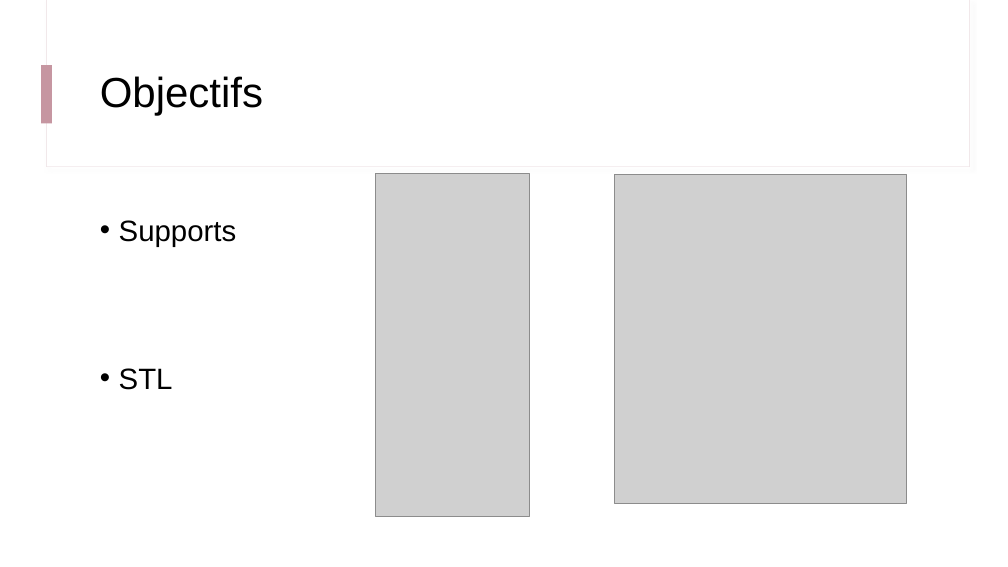
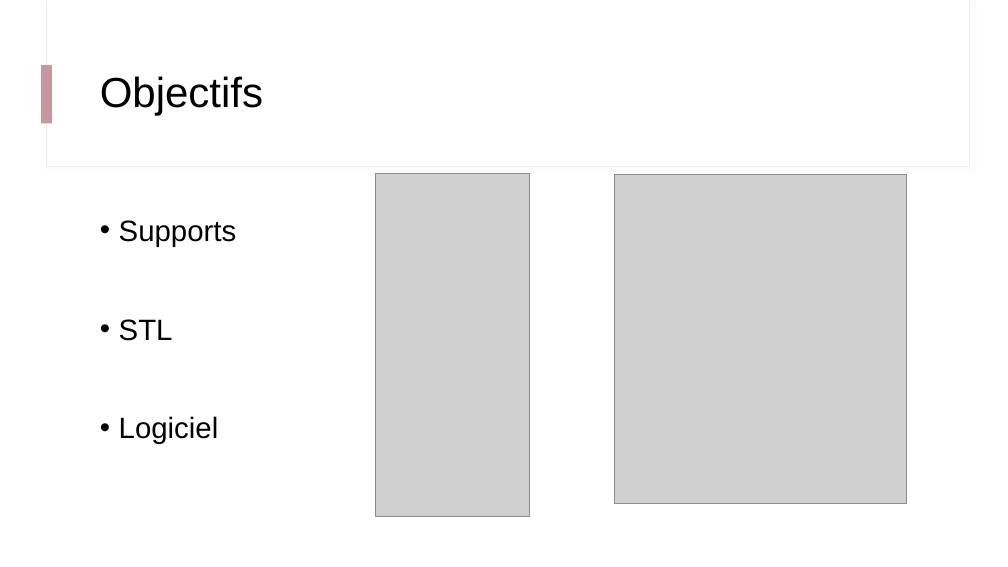
Before and after one commit to FumeauxG/Bachelor_Documents, a slide deck: slide 3 of inter_presentation/inter_presentation.pptx. Drawn at 1008x567 pixels with LibreOffice and Linux fonts; fonts in the diff are those of the drawing; grey boxes stand for pictures. Boxes give left, top, right and bottom in pixels: in the first picture for what was removed or moved away, otherwise in the second. Text is boxed around its words. In the diff, an @@ line names an element or a change of style, - is before the commit and + after.

```diff
--- a/inter_presentation/inter_presentation.pptx
+++ b/inter_presentation/inter_presentation.pptx
@@ text at (x1=119, y1=416, x2=219, y2=444): paragraph added @@
+• Logiciel
```
Also in this commit, not shown: 1 other slide changed, 3 other files.
